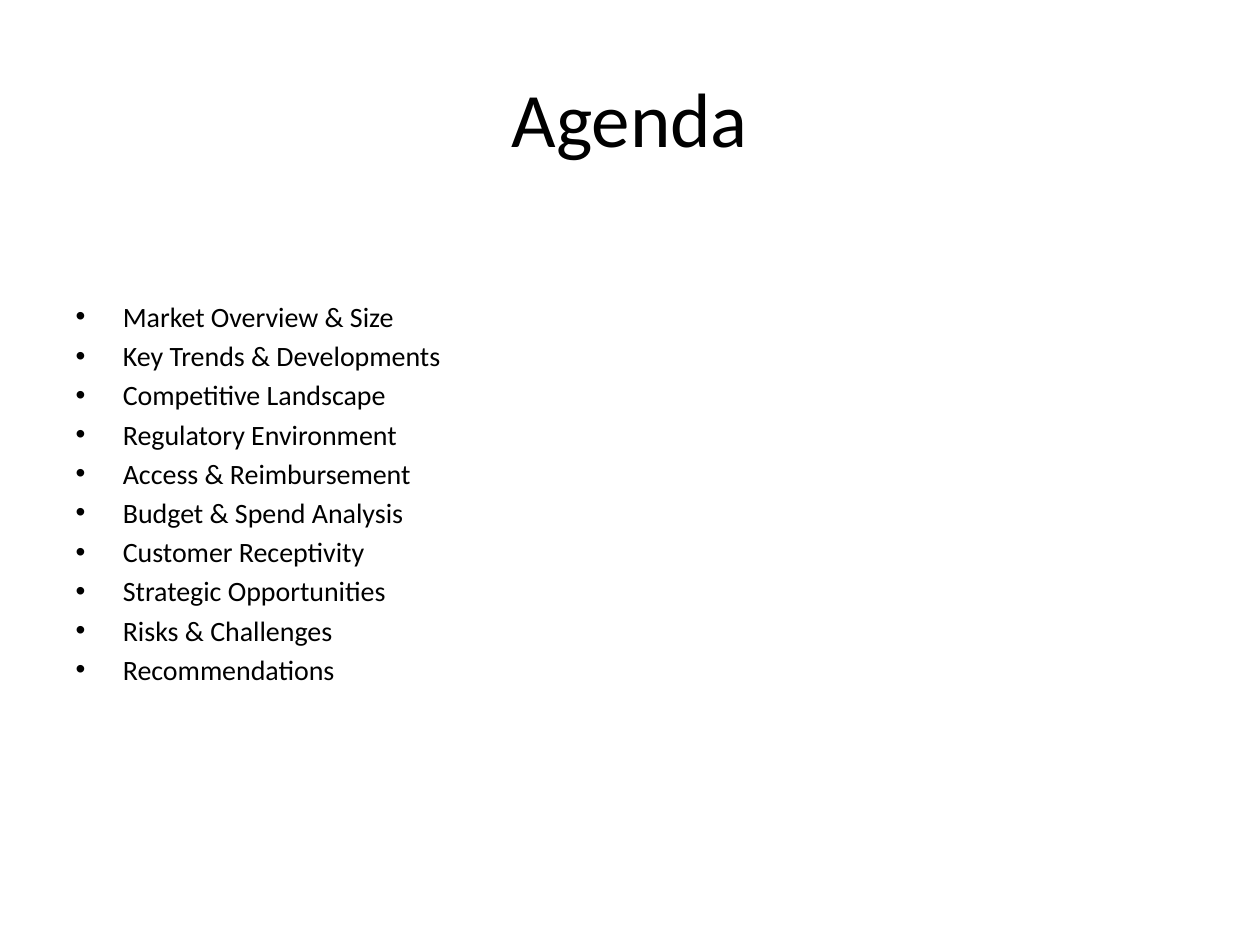
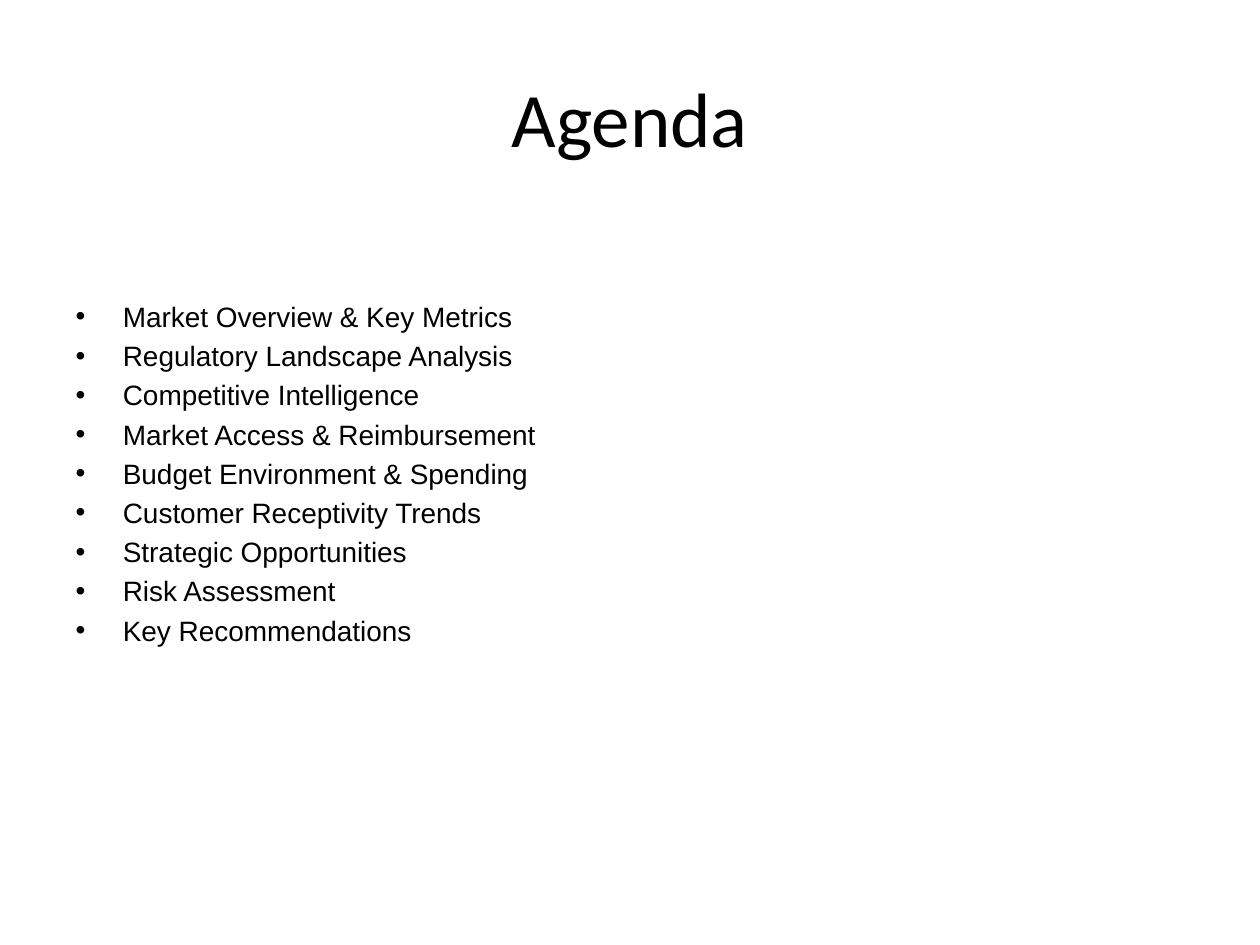
Before and after one commit to mariswarycharan/Desk_Research_Automation, a slide deck: slide 3 of ppts/european_ivd_market_analysis.pptx. Drawn at 1260x945 pixels with LibreOffice and Linux fonts; fonts in the diff are those of the drawing. Boxes give left, top, right and bottom in pixels: in the first picture for what was removed or moved away, otherwise in the second. Text is boxed around its words. In the diff, an @@ line names an element or a change of style, - is before the commit and + after.

```diff
--- a/ppts/european_ivd_market_analysis.pptx
+++ b/ppts/european_ivd_market_analysis.pptx
@@ text at (123, 306, 535, 528): text changed; font Calibri to Arial @@
-• Market Overview & Size
-• Key Trends & Developments
-• Competitive Landscape
-• Regulatory Environment
-• Access & Reimbursement
-• Budget & Spend Analysis
-• Customer Receptivity
+• Market Overview & Key Metrics
+• Regulatory Landscape Analysis
+• Competitive Intelligence
+• Market Access & Reimbursement
+• Budget Environment & Spending
+• Customer Receptivity Trends
@@ text at (123, 541, 407, 567): font Calibri to Arial in "Strategic Opportunities" @@
@@ text at (123, 580, 412, 646): text changed; font Calibri to Arial @@
-• Risks & Challenges
-• Recommendations
+• Risk Assessment
+• Key Recommendations
```
Also in this commit, not shown: 8 other slides changed, 6 slides added, 6 slides removed, 10 other files.
